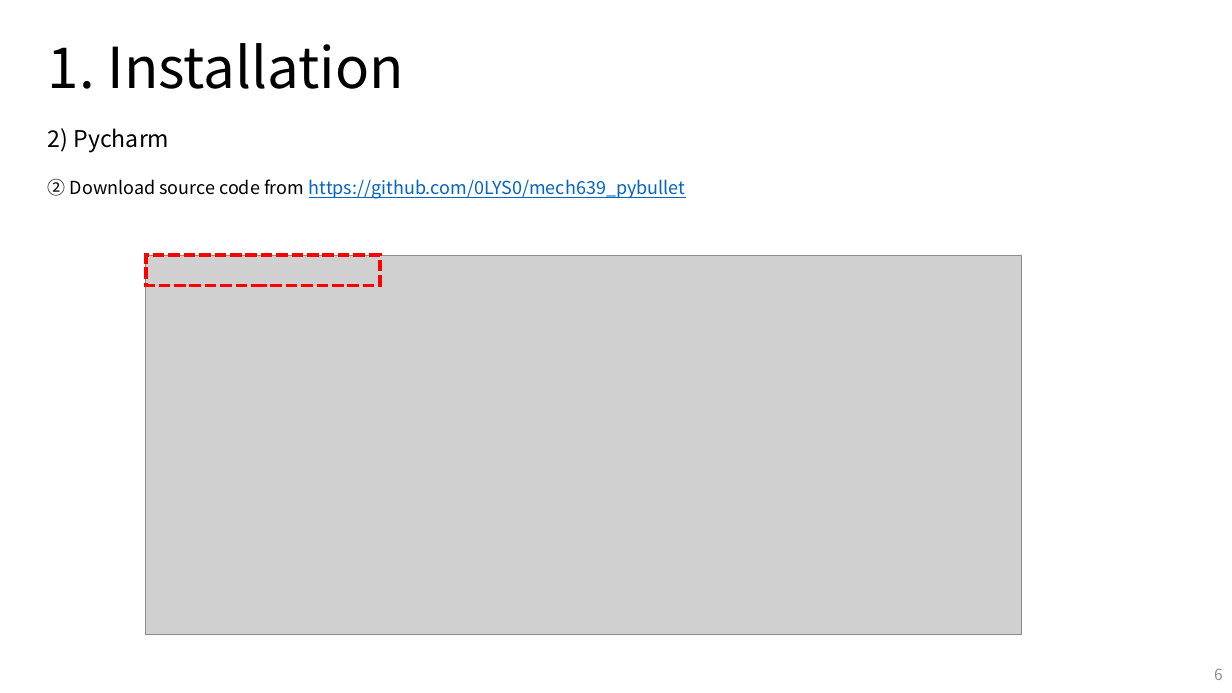
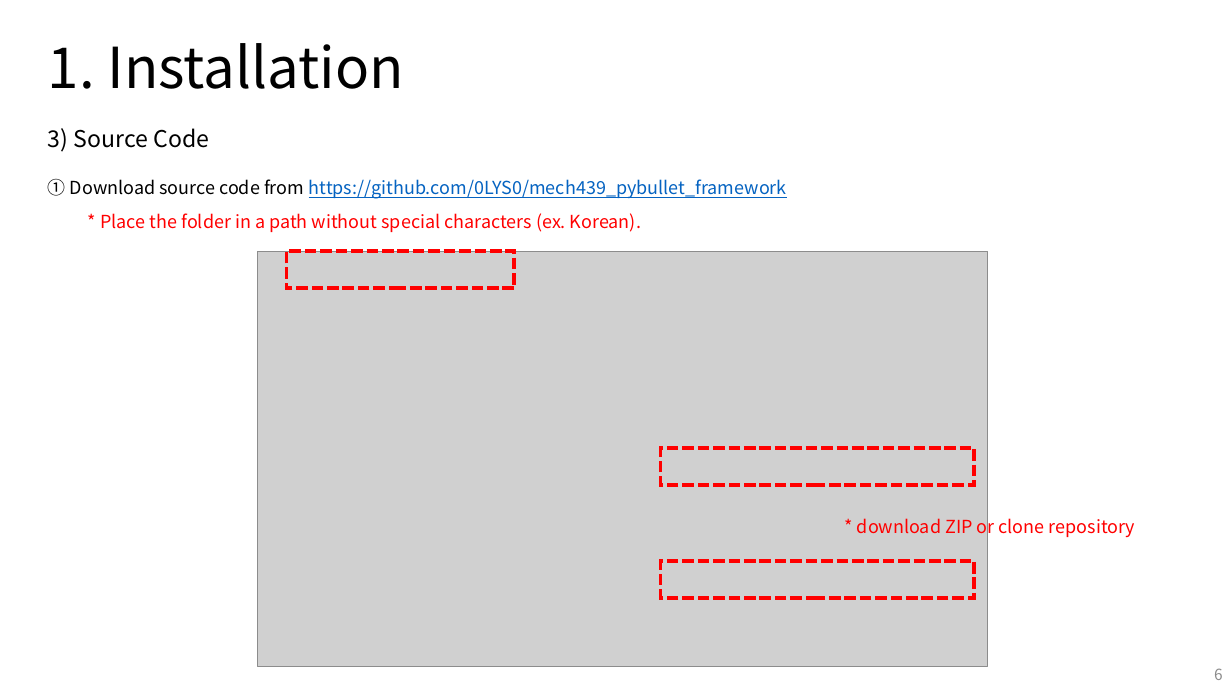
Before and after one commit to 0LYS0/mech439_pybullet, a slide deck: slide 6 of manual/Manual.pptx. Drawn at 1232x693 pixels with LibreOffice and Linux fonts; fonts in the diff are those of the drawing; grey boxes stand for pictures; background and template pictures are left out. Boxes give left, top, right and bottom in pixels: in the first picture for what was removed or moved away, otherwise in the second. Text is boxed around its words. In the diff, an @@ line names an element or a change of style, - is before the commit and + after.

```diff
--- a/manual/Manual.pptx
+++ b/manual/Manual.pptx
@@ text at box(48, 128, 209, 152): text changed @@
-2) Pycharm
+3) Source Code
@@ text at box(48, 179, 787, 199): text changed @@
-② Download source code from https://github.com/0LYS0/mech639_pybullet
+① Download source code from https://github.com/0LYS0/mech439_pybullet_framework
@@ text added at box(100, 213, 641, 232), 14 pt, text #FF0000 @@
+* Place the folder in a path without special characters (ex. Korean).
@@ picture: place and size @@
-picture at box(146, 255, 1022, 634)
+picture at box(258, 251, 988, 666)
@@ rectangle: place and size @@
-rectangle at box(146, 255, 380, 286)
+rectangle at box(287, 251, 515, 288)
@@ rectangle added at box(661, 448, 974, 485), outline #FF0000 3 pt dashed @@
@@ text added at box(857, 514, 1135, 538), 14 pt, text #FF0000 @@
+* download ZIP or clone repository
@@ rectangle added at box(661, 561, 974, 598), outline #FF0000 3 pt dashed @@
```
Also in this commit, not shown: 5 other slides changed, 4 slides added, 7 slides removed, 24 other files.
